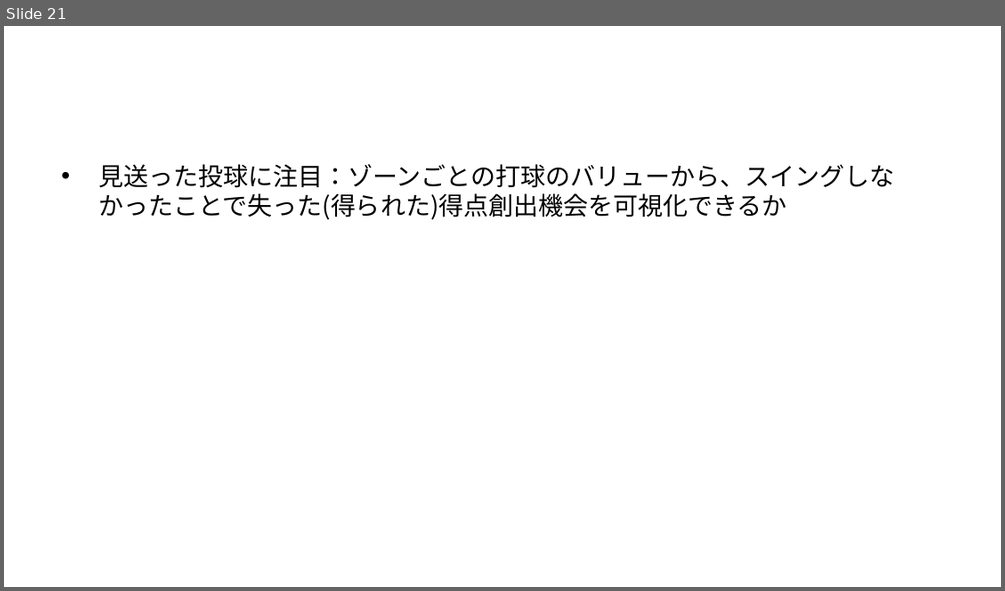
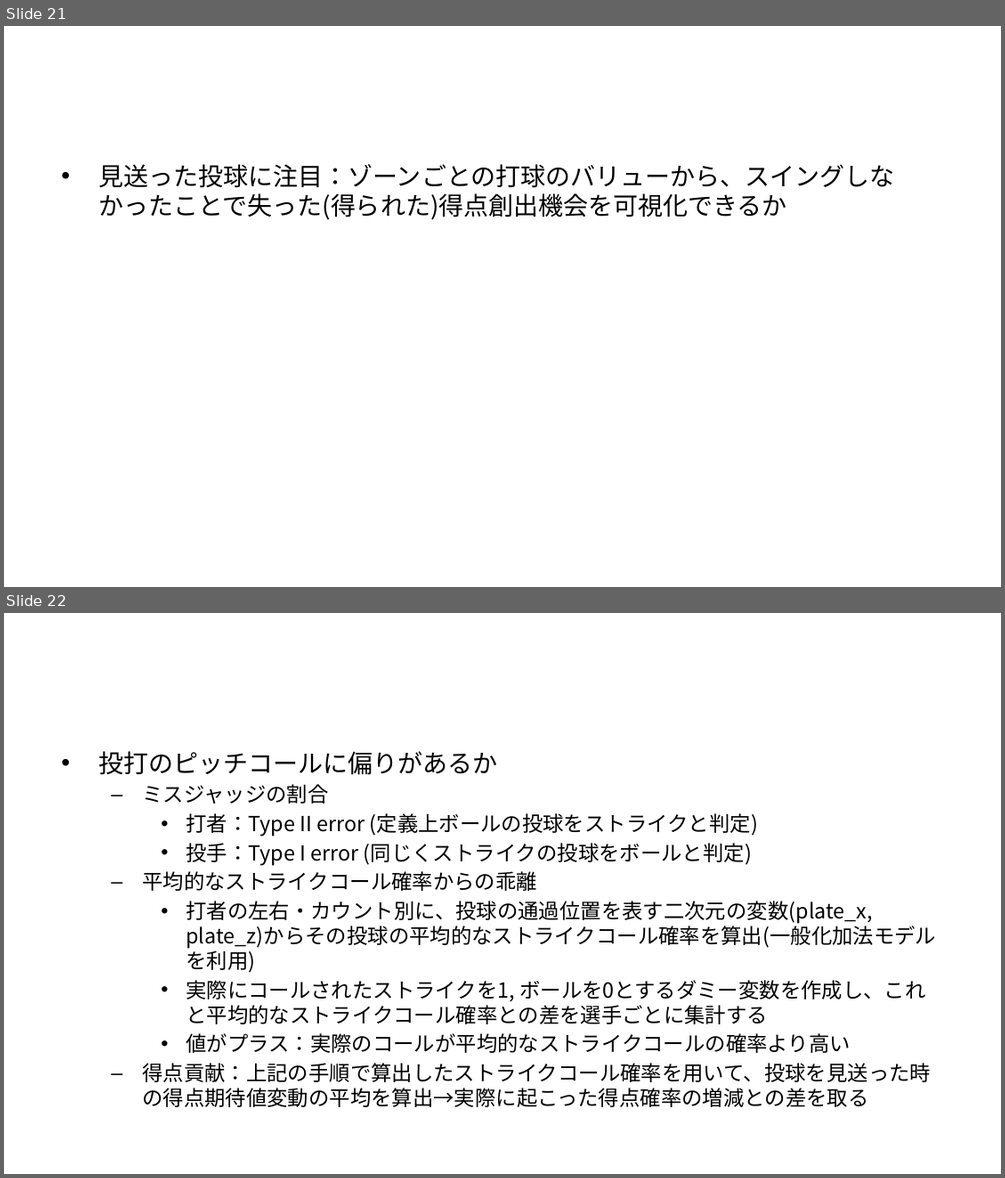
Before and after one commit to T-Reio/ohtani_analyze, a slide deck: slides/ohtani_tj.pptx. Shown one above the other, each under a label of ours: slide 21 before the commit, slides 21 and 22 after it. The pictures are 1005x591 and 1005x1178 pixels, drawn with LibreOffice and Linux fonts; fonts in the diff are those of the drawing; background and template pictures are left out. Boxes give left, top, right and bottom in pixels: in the first picture for what was removed or moved away, otherwise in the second. Text is boxed around its words. In the diff, an @@ line names an element or a change of style, - is before the commit and + after.

```diff
--- a/slides/ohtani_tj.pptx
+++ b/slides/ohtani_tj.pptx
@@ slide 22 added at <box>4,613,1001,1174</box>, background #FFFFFF @@
@@ title added at <box>54,635,952,729</box>, 48 pt, text #FFFFFF, bold @@
+ストライク判定について
@@ text added at <box>98,751,936,1107</box>, 20 pt, text #000000 @@
+• 投打のピッチコールに偏りがあるか
+  – ミスジャッジの割合
+    • 打者：Type II error (定義上ボールの投球をストライクと判定)
+    • 投手：Type I error (同じくストライクの投球をボールと判定)
+  – 平均的なストライクコール確率からの乖離
+    • 打者の左右・カウント別に、投球の通過位置を表す二次元の変数(plate_x, plate_z)からその投球の平均的なストライクコール確率を算出(一般化加法モデルを利用)
+    • 実際にコールされたストライクを1, ボールを0とするダミー変数を作成し、これと平均的なストライクコール確率との差を選手ごとに集計する
+    • 値がプラス：実際のコールが平均的なストライクコールの確率より高い
+  – 得点貢献：上記の手順で算出したストライクコール確率を用いて、投球を見送った時の得点期待値変動の平均を算出→実際に起こった得点確率の増減との差を取る
```
Also in this commit, not shown: 1 slide changed, 1 other slide added, 15 other files.
